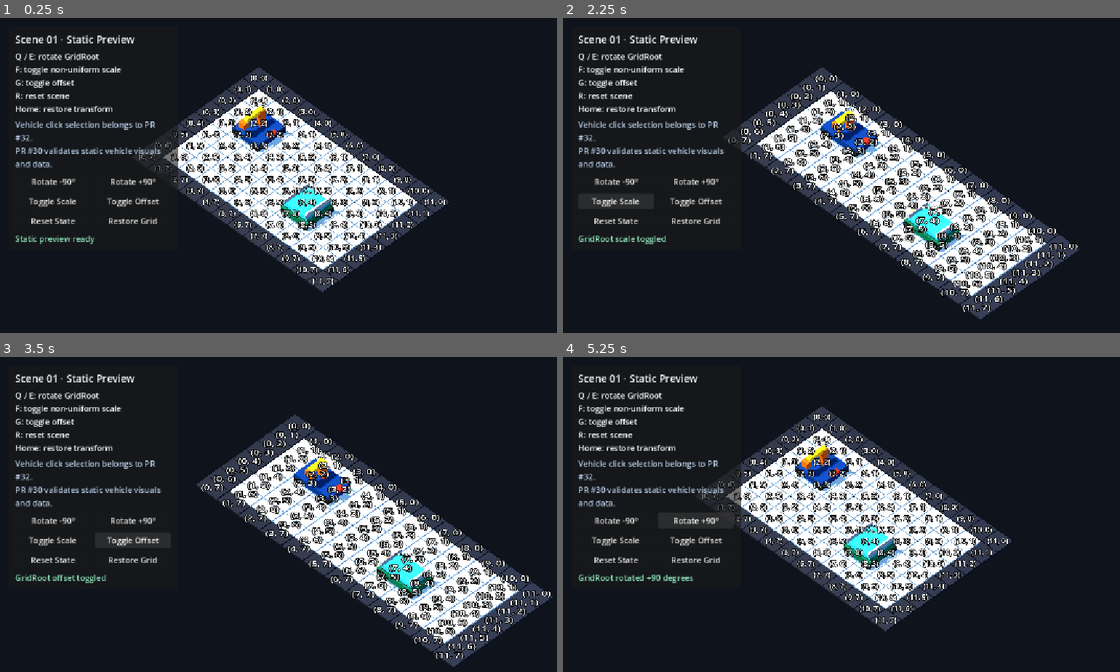
Above: before the commit, frames 1-4 (two rows, left to right).
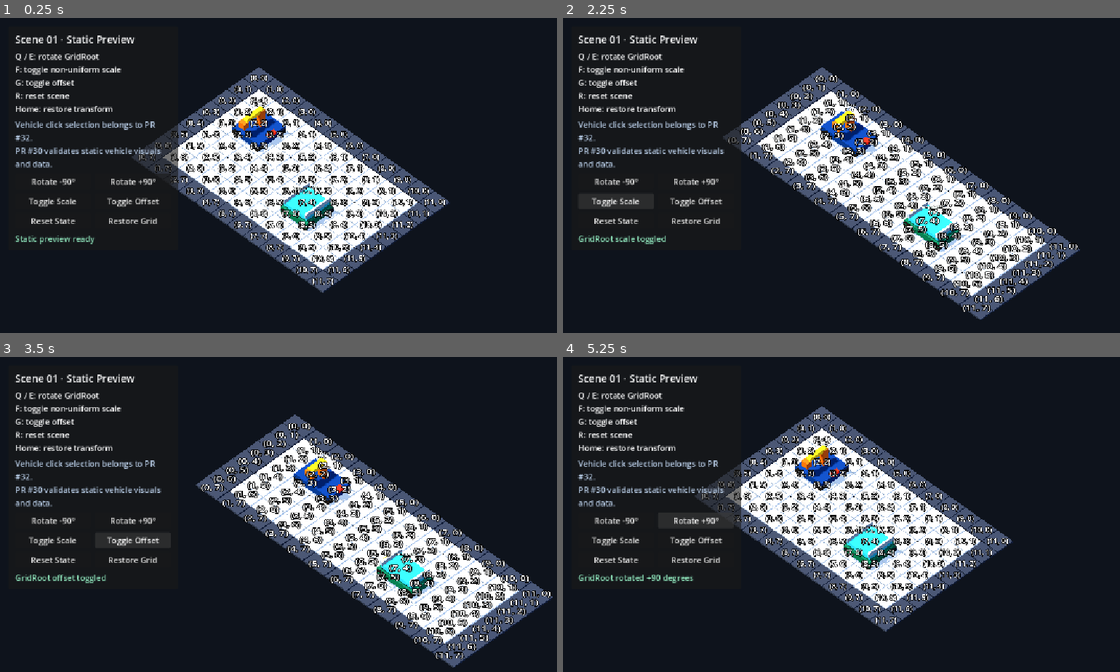
Above: after the commit, the same moments.

Repository: Ri0n72Y/automata
Game: Godot game, scene res://scenes/scene_01/scene_01_basic_packing.tscn
Two runs of this game, one before a commit and one after it. Both use one fixed random seed, a clock stepped at 60 frames per second and the inputs below.
Inputs:
- Up to frame 1 (0.25 s): no input
- Up to frame 2 (2.25 s): click "Rotate -90°" at 0.5 s; click "Rotate +90°" at 1.25 s; click "Toggle Scale" at 2 s
- Up to frame 3 (3.5 s): click "Toggle Offset" at 2.75 s
- Up to frame 4 (5.25 s): click "Restore Grid" at 3.5 s; click "Rotate -90°" at 4.25 s; click "Rotate +90°" at 5 s

The runs differ from the first frame. In frame 1, 5.5% of the frame differs, in the area x 29-81%, y 15-88%; in frame 2, 5.7%; in frame 3, 5.8%, in the area x 35-100%, y 18-99%; in frame 4, 5.5%.

Commit message:
[codex]refactor(grid): reuse one static tile container

Diff:
--- a/scripts/grid/grid_tile_view.gd
+++ b/scripts/grid/grid_tile_view.gd
@@ -56,7 +56,7 @@
 
 func get_ground_body() -> StaticBody3D:
 	if use_static_scene_tiles:
-		return get_node_or_null("GroundBody") as StaticBody3D
+		return get_node_or_null("Tiles/GroundBody") as StaticBody3D
 	if _active_tile_container == null:
 		return null
 	return _active_tile_container.get_node_or_null("GroundBody") as StaticBody3D
@@ -64,10 +64,10 @@
 
 func _bind_static_scene() -> bool:
 	var tiles := get_node_or_null("Tiles") as Node3D
-	var ground_body := get_node_or_null("GroundBody") as StaticBody3D
+	var ground_body := get_node_or_null("Tiles/GroundBody") as StaticBody3D
 	if tiles == null or ground_body == null:
 		return false
-	_active_tile_container = self
+	_active_tile_container = tiles
 	_tile_count = 0
 	for cell_y in range(static_grid_height):
 		for cell_x in range(static_grid_width):
@@ -86,15 +86,24 @@
 	if tiles == null:
 		return false
 	tiles.position = model.local_origin
-	tiles.scale = Vector3(model.cell_size, 1.0, model.cell_size)
+	tiles.scale = Vector3.ONE
 
 	_tile_count = 0
 	for cell_y in range(static_grid_height):
+		var row := get_node_or_null("Tiles/Row_%d" % cell_y) as Node3D
+		if row != null:
+			row.position = Vector3(0.0, 0.0, (float(cell_y) + 0.5) * model.cell_size)
 		for cell_x in range(static_grid_width):
 			var cell := Vector2i(cell_x, cell_y)
 			var tile := get_tile_node(cell)
 			if tile == null:
 				continue
+			tile.position = Vector3(
+				(float(cell_x) + 0.5) * model.cell_size,
+				-tile_height * 0.5,
+				0.0
+			)
+			tile.scale = Vector3(model.cell_size, 1.0, model.cell_size)
 			var inside_model := cell_x < model.width and cell_y < model.height
 			tile.visible = inside_model
 			if not inside_model:
@@ -115,7 +124,7 @@
 					ground_depth,
 					float(model.height) * model.cell_size
 				)
-				ground_shape.position = model.local_origin + Vector3(
+				ground_shape.position = Vector3(
 					float(model.width) * model.cell_size * 0.5,
 					-ground_depth * 0.5,
 					float(model.height) * model.cell_size * 0.5
@@ -134,7 +143,7 @@
 
 
 func _rebuild_dynamic(model: GridModelScript) -> void:
-	if _active_tile_container != null and _active_tile_container != self:
+	if _active_tile_container != null and not use_static_scene_tiles:
 		_active_tile_container.queue_free()
 		_active_tile_container = null
 	_tile_count = 0
